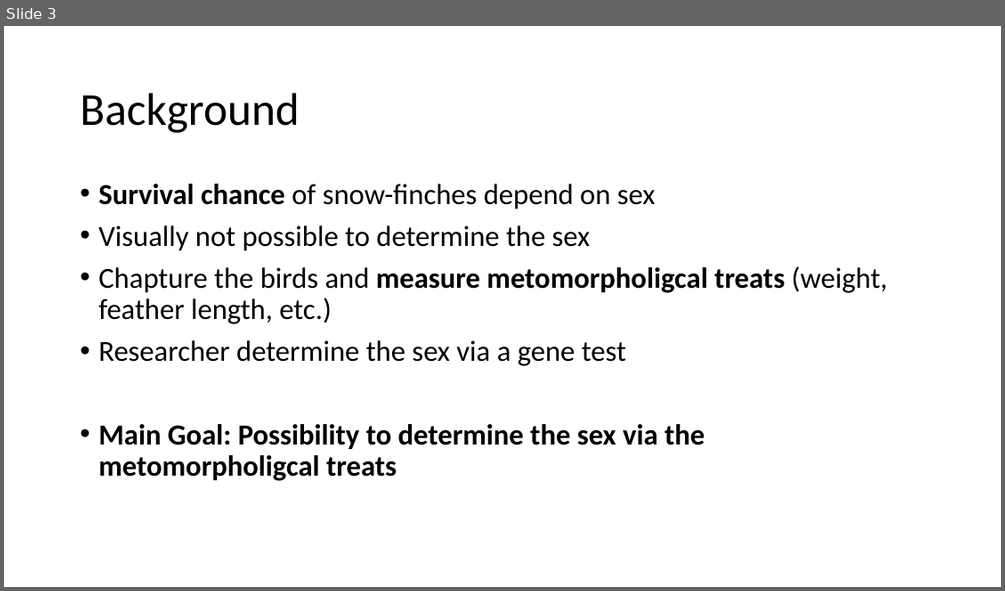
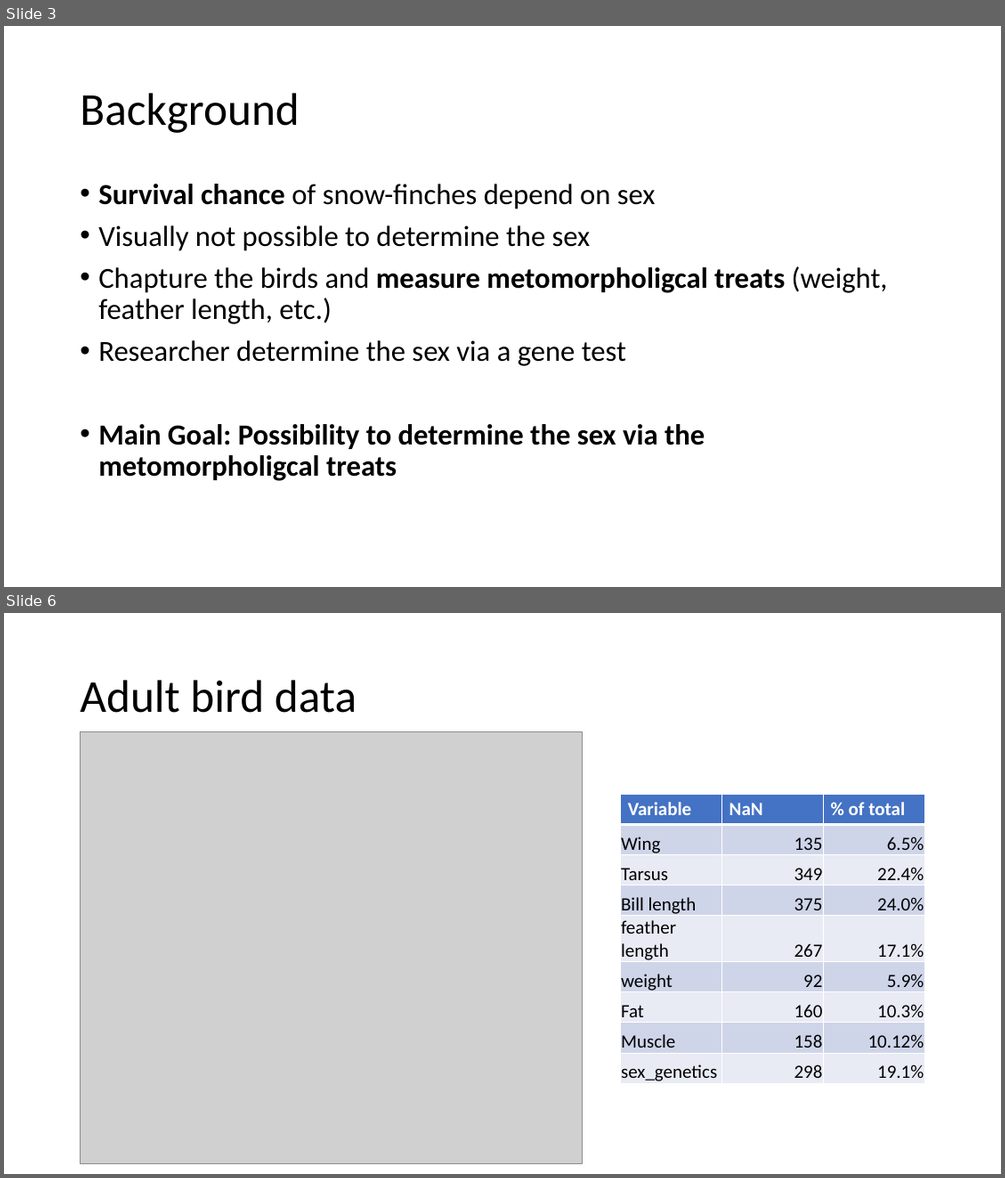
Before and after one commit to chicholob/Snow-finches, a slide deck: initial presentation.pptx. Shown one above the other, each under a label of ours: slide 3 before the commit, slides 3 and 6 after it; the slides between them are not shown. The pictures are 1005x591 and 1005x1178 pixels, drawn with LibreOffice and Linux fonts; fonts in the diff are those of the drawing; grey boxes stand for pictures. Boxes give left, top, right and bottom in pixels: in the first picture for what was removed or moved away, otherwise in the second. Text is boxed around its words. In the diff, an @@ line names an element or a change of style, - is before the commit and + after.

```diff
--- a/initial presentation.pptx
+++ b/initial presentation.pptx
@@ slide 6 added at bbox=[4, 613, 1001, 1174], background #FFFFFF @@
@@ title added at bbox=[80, 680, 356, 713], 44 pt, text #000000 @@
+Adult bird data
@@ picture added at bbox=[81, 732, 582, 1163] @@
@@ table added at bbox=[620, 794, 925, 1085], 9 rows, 3 columns @@
+Variable | NaN | % of total
+Wing | 135 | 6.5%
+Tarsus | 349 | 22.4%
+Bill length | 375 | 24.0%
+feather length | 267 | 17.1%
+weight | 92 | 5.9%
+Fat | 160 | 10.3%
+Muscle | 158 | 10.12%
+sex_genetics | 298 | 19.1%
```
Also in this commit, not shown: 3 slides changed, 1 slide removed, 2 other files.
